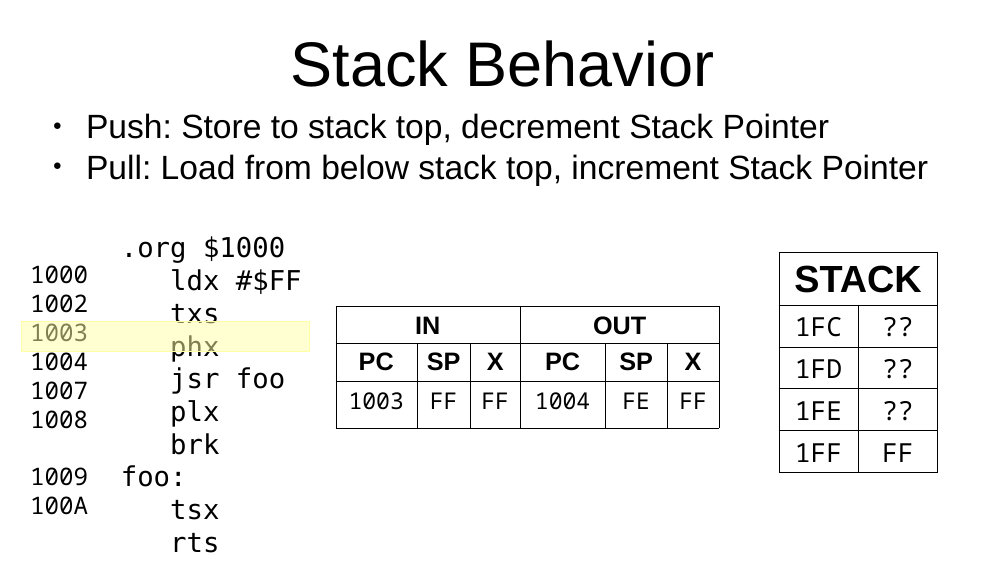
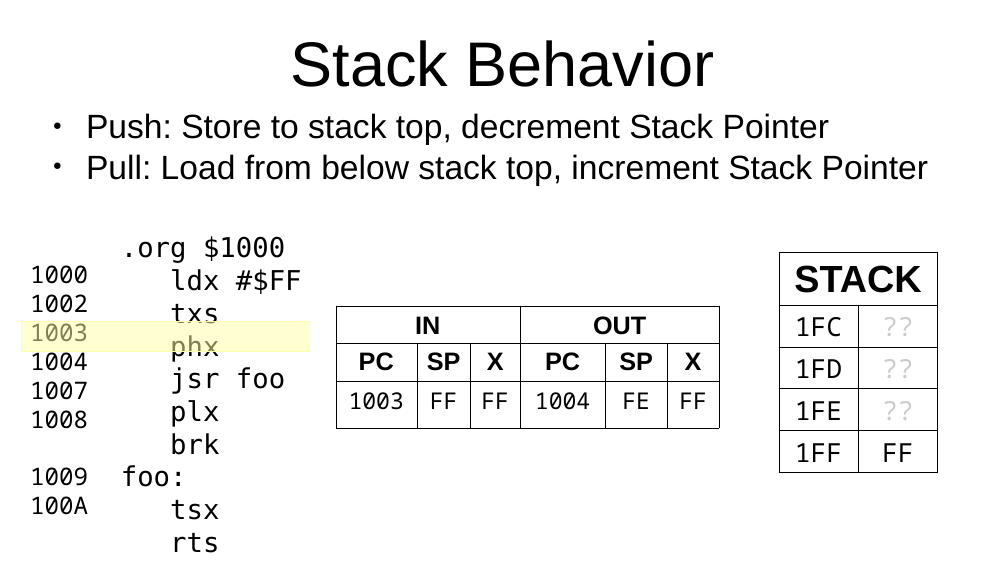
Before and after one commit to SlithyMatt/x16-assembly-tutorial, a slide deck: slide 6 of Lesson5/Lesson5.odp. Drawn at 1008x567 pixels with LibreOffice and Linux fonts; fonts in the diff are those of the drawing. Boxes give left, top, right and bottom in pixels: in the first picture for what was removed or moved away, otherwise in the second. Text is boxed around its words. In the diff, an @@ line names an element or a change of style, - is before the commit and + after.

```diff
--- a/Lesson5/Lesson5.odp
+++ b/Lesson5/Lesson5.odp
@@ table at box(779, 252, 938, 470) @@
@@ text colour #000000 to #CCCCCC in "??", "??", "??" @@
```
Also in this commit, not shown: 9 other slides changed, 11 slides added, 15 slides removed, 3 other files.
